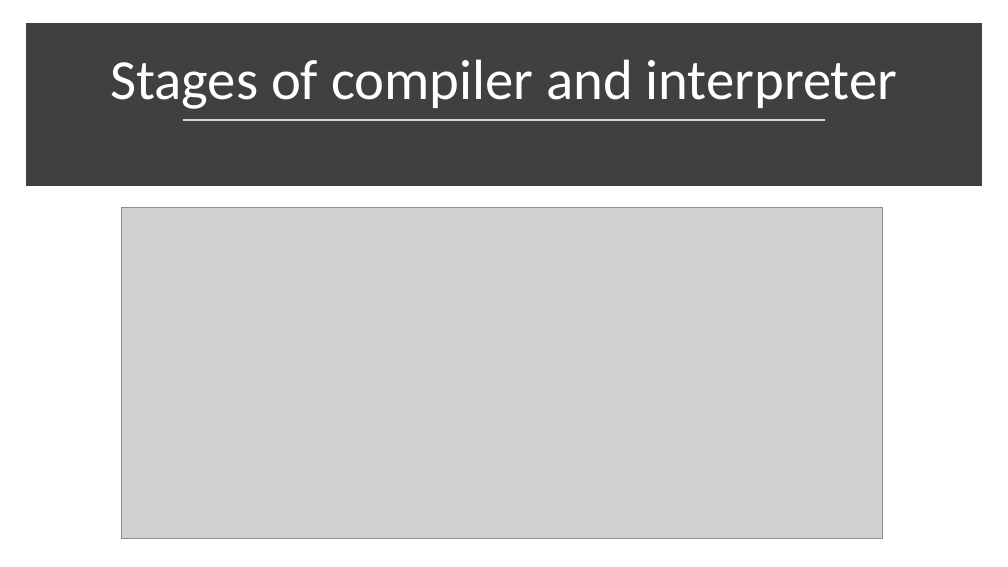
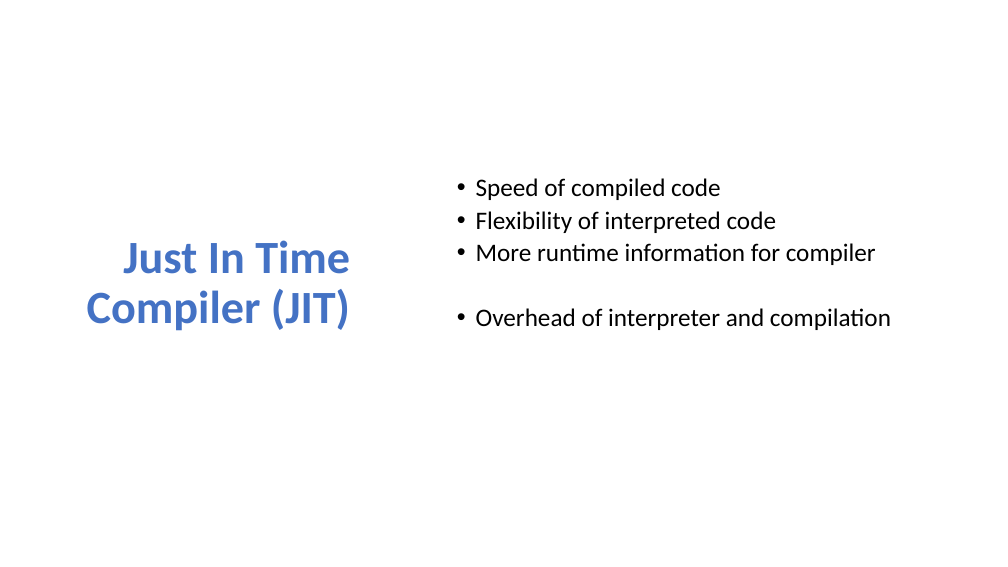
Before and after one commit to senresearch/julia-intro-docs, a slide deck: slide 5 of notebooks/xiaoqi-why-julia-fast.pptx. Drawn at 1008x567 pixels with LibreOffice and Linux fonts; fonts in the diff are those of the drawing; grey boxes stand for pictures. Boxes give left, top, right and bottom in pixels: in the first picture for what was removed or moved away, otherwise in the second. Text is boxed around its words. In the diff, an @@ line names an element or a change of style, - is before the commit and + after.

```diff
--- a/notebooks/xiaoqi-why-julia-fast.pptx
+++ b/notebooks/xiaoqi-why-julia-fast.pptx
@@ rectangle removed at (31, 29, 977, 181) @@
@@ title "Just In Time Compiler (JIT)" at (87, 240, 350, 331): vertical alignment bottom to middle @@
@@ line removed from (183, 119) to (826, 119) @@
@@ text added at (476, 178, 891, 330), 24 pt, text #000000 @@
+  • Speed of compiled code
+  • Flexibility of interpreted code
+  • More runtime information for compiler
+  • Overhead of interpreter and compilation
@@ picture removed at (121, 207, 882, 538) @@
@@ title at (87, 240, 350, 331): text changed; size 54 to 44 pt; text colour #FFFFFF to #4472C4; bold on @@
-Stages of compiler and interpreter
+Just In Time Compiler (JIT)
```
Also in this commit, not shown: 6 other slides changed, 1 slide added.
